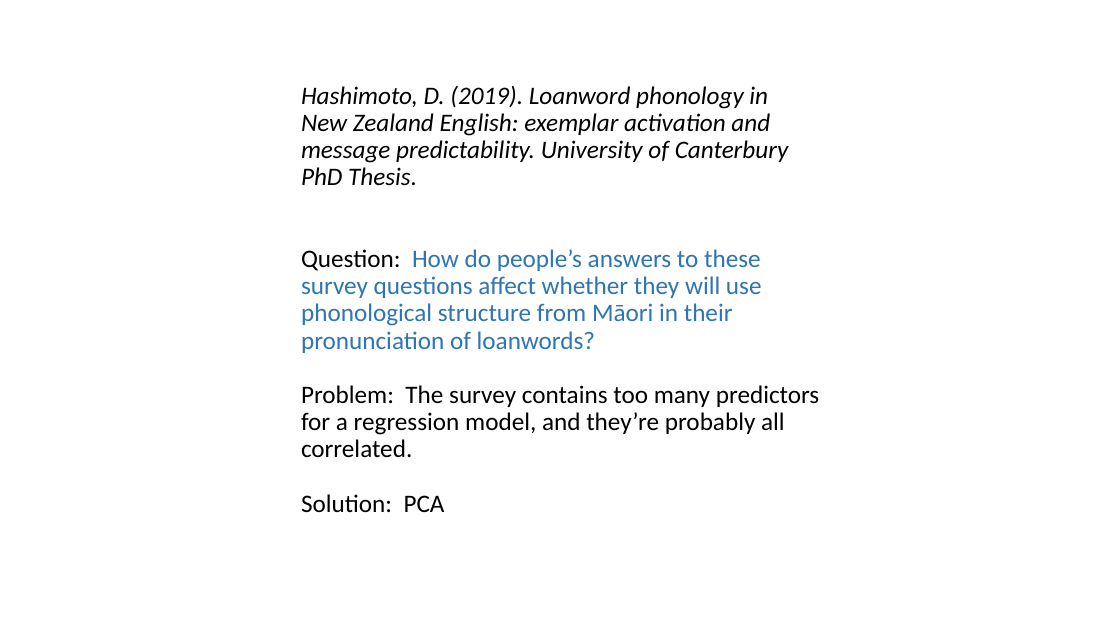
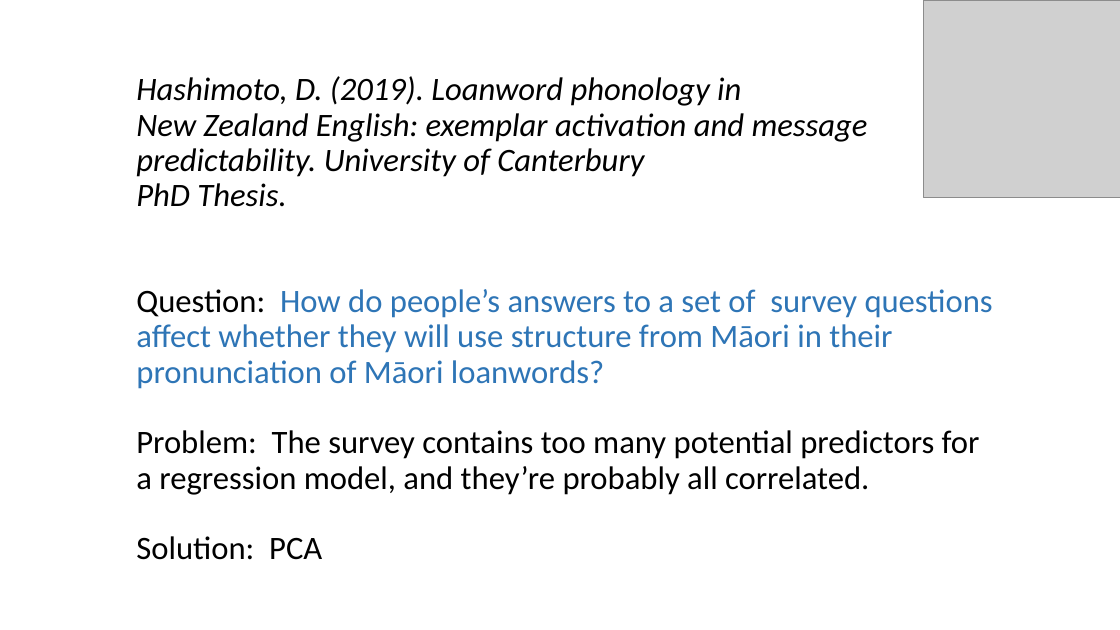
Before and after one commit to jenniferhay/jenniferhay.github.io, a slide deck: slide 11 of pcapresentation.pptx. Drawn at 1120x630 pixels with LibreOffice and Linux fonts; fonts in the diff are those of the drawing; grey boxes stand for pictures. Boxes give left, top, right and bottom in pixels: in the first picture for what was removed or moved away, otherwise in the second. Text is boxed around its words. In the diff, an @@ line names an element or a change of style, - is before the commit and + after.

```diff
--- a/pcapresentation.pptx
+++ b/pcapresentation.pptx
@@ picture added at (x1=923, y1=1, x2=1120, y2=197) @@
@@ title at (x1=136, y1=113, x2=993, y2=560): text changed; size 21.6 to 28 pt @@
-Hashimoto, D. (2019). Loanword phonology in
-New Zealand English: exemplar activation and message predictability. University of Canterbury
-PhD Thesis.
-Question: How do people’s answers to these
-survey questions affect whether they will use
-phonological structure from Māori in their
-pronunciation of loanwords?
-Problem: The survey contains too many predictors for a regression model, and they’re probably all correlated.
-Solution: PCA
+Hashimoto, D. (2019). Loanword phonology in
+New Zealand English: exemplar activation and message predictability. University of Canterbury
+PhD Thesis.
+Question: How do people’s answers to a set of survey questions affect whether they will use structure from Māori in their
+pronunciation of Māori loanwords?
+Problem: The survey contains too many potential predictors for a regression model, and they’re probably all correlated.
+Solution: PCA
```
Also in this commit, not shown: 10 other slides changed, 1 slide added, 1 slide removed, 3 other files.
